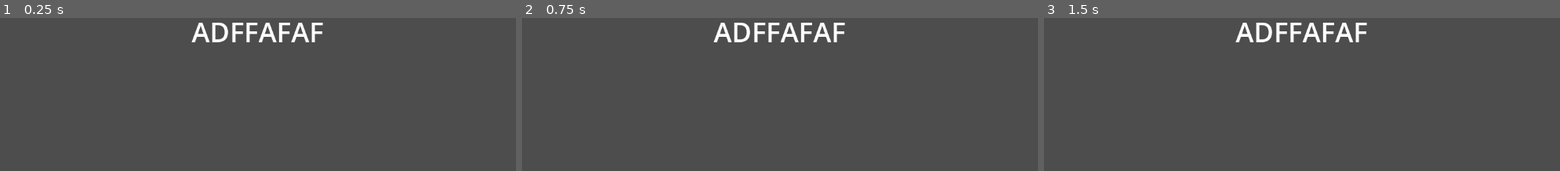
Above: before the commit, frames 1-3 (left to right).
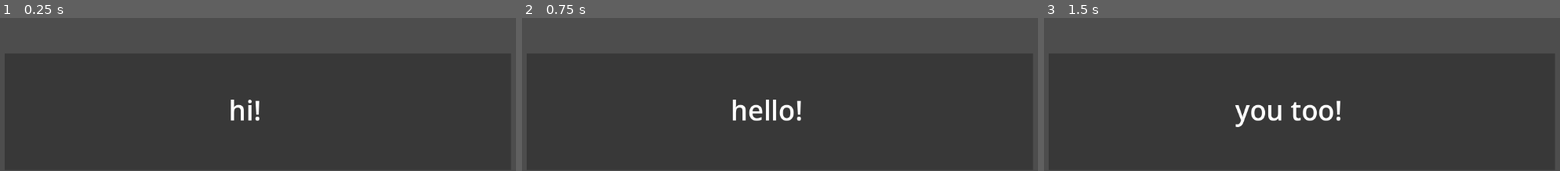
Above: after the commit, the same moments.

Repository: f0xgirl/visual-novel
Game: Godot game, scene res://game.tscn
Two runs of this game, one before a commit and one after it. Both use one fixed random seed, a clock stepped at 60 frames per second and the inputs below.
Inputs:
- Up to frame 1 (0.25 s): no input
- Up to frame 2 (0.75 s): tap Enter at 0.5 s; tap Space (action1, bound only after the commit) at 0.6 s
- Up to frame 3 (1.5 s): tap Space (action1, bound only after the commit) at 1.25, 1.35 s

The runs differ from the first frame. In frame 1, 1.8% of the frame differs, in the area x 37-63%, y 3-68%; in frame 2, 2.2%; in frame 3, 2.5%, in the area x 37-63%, y 3-72%.

Commit message:
added text scrolling functionality

Diff:
--- /dev/null
+++ b/Scenes/character.tscn
@@ -0,0 +1,6 @@
+[gd_scene load_steps=2 format=3 uid="uid://bhg0ql3x0mruo"]
+
+[ext_resource type="Script" uid="uid://bt1eb14ewoitx" path="res://scripts/character.gd" id="1_lkv7d"]
+
+[node name="Character" type="Sprite2D"]
+script = ExtResource("1_lkv7d")
--- /dev/null
+++ b/Scenes/game_dialogue.tscn
@@ -0,0 +1,54 @@
+[gd_scene load_steps=3 format=3 uid="uid://bsq18uooimchs"]
+
+[ext_resource type="Script" uid="uid://dbi1dyuldyidq" path="res://scripts/game_dialogue.gd" id="1_baube"]
+
+[sub_resource type="Theme" id="Theme_feb5d"]
+default_font_size = 50
+
+[node name="game_dialogue" type="Control"]
+layout_mode = 3
+anchors_preset = 4
+anchor_top = 0.5
+anchor_bottom = 0.5
+offset_left = 5.0
+offset_top = -117.0
+offset_right = 45.0
+offset_bottom = -77.0
+grow_vertical = 2
+size_flags_horizontal = 4
+script = ExtResource("1_baube")
+
+[node name="ColorRect" type="ColorRect" parent="."]
+self_modulate = Color(1, 1, 1, 0.75686276)
+layout_mode = 1
+anchors_preset = 8
+anchor_left = 0.5
+anchor_top = 0.5
+anchor_right = 0.5
+anchor_bottom = 0.5
+offset_left = -465.5
+offset_top = -117.0
+offset_right = 465.5
+offset_bottom = 97.0
+grow_horizontal = 2
+grow_vertical = 2
+color = Color(0.19434929, 0.19434926, 0.19434926, 1)
+
+[node name="text" type="RichTextLabel" parent="."]
+unique_name_in_owner = true
+layout_mode = 1
+anchors_preset = 7
+anchor_left = 0.5
+anchor_top = 1.0
+anchor_right = 0.5
+anchor_bottom = 1.0
+offset_left = -307.0
+offset_top = -68.0
+offset_right = 261.0
+grow_horizontal = 2
+grow_vertical = 0
+theme = SubResource("Theme_feb5d")
+text = "ADFFAFAF"
+scroll_active = false
+horizontal_alignment = 1
+vertical_alignment = 2
--- /dev/null
+++ b/Scenes/main_menu.tscn
@@ -0,0 +1,9 @@
+[gd_scene format=3 uid="uid://ta6w4hpno34g"]
+
+[node name="main_menu" type="Control"]
+layout_mode = 3
+anchors_preset = 15
+anchor_right = 1.0
+anchor_bottom = 1.0
+grow_horizontal = 2
+grow_vertical = 2
--- /dev/null
+++ b/Scenes/storytest.tscn
@@ -0,0 +1,32 @@
+[gd_scene load_steps=2 format=3 uid="uid://blvxdg1luxxiu"]
+
+[sub_resource type="Theme" id="Theme_gypyo"]
+default_font_size = 50
+
+[node name="Control" type="Control"]
+layout_mode = 3
+anchors_preset = 15
+anchor_right = 1.0
+anchor_bottom = 1.0
+grow_horizontal = 2
+grow_vertical = 2
+
+[node name="text" type="RichTextLabel" parent="."]
+unique_name_in_owner = true
+layout_mode = 1
+anchors_preset = 8
+anchor_left = 0.5
+anchor_top = 0.5
+anchor_right = 0.5
+anchor_bottom = 0.5
+offset_left = -788.0
+offset_top = -385.5
+offset_right = -324.0
+offset_bottom = -222.5
+grow_horizontal = 2
+grow_vertical = 2
+theme = SubResource("Theme_gypyo")
+text = "ADFFAFAF"
+scroll_active = false
+horizontal_alignment = 1
+vertical_alignment = 2
--- a/game.tscn
+++ b/game.tscn
@@ -1,60 +1,38 @@
-[gd_scene load_steps=9 format=3 uid="uid://c37dms8qtn2af"]
+[gd_scene load_steps=8 format=3 uid="uid://c37dms8qtn2af"]
 
-[ext_resource type="Script" uid="uid://b0b5hnfkc8eoc" path="res://scripts/logic.gd" id="1_e2o6t"]
 [ext_resource type="Script" uid="uid://dabsfh4wuycvl" path="res://scripts/game.gd" id="1_feb5d"]
+[ext_resource type="PackedScene" uid="uid://bsq18uooimchs" path="res://Scenes/game_dialogue.tscn" id="2_e2o6t"]
 [ext_resource type="Script" uid="uid://dfbptscs1qmpa" path="res://scripts/resource_scripts/Page.gd" id="3_feb5d"]
 
-[sub_resource type="Theme" id="Theme_feb5d"]
-default_font_size = 50
+[sub_resource type="Resource" id="Resource_feb5d"]
+script = ExtResource("3_feb5d")
+text = "hi!"
+metadata/_custom_type_script = "uid://dfbptscs1qmpa"
 
 [sub_resource type="Resource" id="Resource_fc0e3"]
 script = ExtResource("3_feb5d")
+text = "hello!"
 metadata/_custom_type_script = "uid://dfbptscs1qmpa"
 
 [sub_resource type="Resource" id="Resource_7jktm"]
 script = ExtResource("3_feb5d")
+text = "its nice to meet you!"
 metadata/_custom_type_script = "uid://dfbptscs1qmpa"
 
 [sub_resource type="Resource" id="Resource_ryrav"]
 script = ExtResource("3_feb5d")
-metadata/_custom_type_script = "uid://dfbptscs1qmpa"
-
-[sub_resource type="Resource" id="Resource_eow3j"]
-script = ExtResource("3_feb5d")
+text = "you too!"
 metadata/_custom_type_script = "uid://dfbptscs1qmpa"
 
 [node name="Game" type="Node"]
 script = ExtResource("1_feb5d")
 
-[node name="Control" type="Control" parent="."]
-layout_mode = 3
-anchors_preset = 0
-offset_right = 40.0
-offset_bottom = 40.0
-size_flags_horizontal = 4
-
-[node name="RichTextLabel" type="RichTextLabel" parent="Control"]
-layout_mode = 1
-anchors_preset = 8
-anchor_left = 0.5
-anchor_top = 0.5
-anchor_right = 0.5
-anchor_bottom = 0.5
-offset_left = -232.0
-offset_top = -81.5
-offset_right = 232.0
-offset_bottom = 81.5
-grow_horizontal = 2
-grow_vertical = 2
-theme = SubResource("Theme_feb5d")
-text = "ADFFAFAF"
-scroll_active = false
-horizontal_alignment = 1
-vertical_alignment = 2
-
-[node name="logic" type="Node" parent="."]
-script = ExtResource("1_e2o6t")
-controller = Array[ExtResource("3_feb5d")]([SubResource("Resource_fc0e3"), SubResource("Resource_7jktm"), SubResource("Resource_ryrav"), SubResource("Resource_eow3j")])
-
 [node name="Camera2D" type="Camera2D" parent="."]
 editor_draw_limits = true
+
+[node name="game_dialogue" parent="." instance=ExtResource("2_e2o6t")]
+offset_left = 0.0
+offset_top = -119.0
+offset_right = 40.0
+offset_bottom = -79.0
+dialogue = Array[ExtResource("3_feb5d")]([SubResource("Resource_feb5d"), SubResource("Resource_fc0e3"), SubResource("Resource_7jktm"), SubResource("Resource_ryrav")])
--- a/project.godot
+++ b/project.godot
@@ -15,9 +15,13 @@
 config/features=PackedStringArray("4.5", "Forward Plus")
 config/icon="uid://b6fss2np6cqq8"
 
+[autoload]
+
+GlobalSignals="*res://scripts/autoloads/GlobalSignals.gd"
+
 [input]
 
-acion1={
+action1={
 "deadzone": 0.2,
 "events": [Object(InputEventKey,"resource_local_to_scene":false,"resource_name":"","device":-1,"window_id":0,"alt_press …(191 unchanged characters)…
 ]
--- /dev/null
+++ b/scripts/autoloads/GlobalSignals.gd
@@ -0,0 +1,5 @@
+extends Node
+class_name GlobalSignal
+# these signals will be used outside of the script
+@warning_ignore("unused_signal")
+signal send_text()
--- /dev/null
+++ b/scripts/character.gd
@@ -0,0 +1,2 @@
+extends Sprite2D
+class_name character
--- a/scripts/game.gd
+++ b/scripts/game.gd
@@ -1,8 +1,5 @@
 extends Node
 
-
-
-
-
-func next_page () -> void:
-    pass
+func _process(_delta: float) -> void:
+	if Input.is_action_just_pressed("action1"):
+		GlobalSignals.emit_signal("send_text")
--- /dev/null
+++ b/scripts/game_dialogue.gd
@@ -0,0 +1,26 @@
+extends Control
+# this is where all the dialogue goes idk
+
+@export var dialogue: Array [Page]
+@onready var text = %text
+
+var current_displayed_text := 0 #dont put in negatives, not sure how youd do that but dont.
+
+func _ready() -> void:
+	GlobalSignals.connect("send_text", text_advance)
+	display_selected_text(current_displayed_text)
+
+
+
+func text_advance () -> void:
+	current_displayed_text += 1
+	print(current_displayed_text)
+	display_selected_text(current_displayed_text)
+
+
+
+
+func display_selected_text (id: int) -> void:
+	print("i wokr")
+	print(dialogue[id].text)
+	text.text = dialogue[id].text
--- a/scripts/logic.gd
+++ b/scripts/logic.gd
@@ -1,3 +1,11 @@
 extends Node
 
 @export var controller: Array [Page]
+var current_place: int = 0
+
+
+func advance_dialogue() -> void:
+    current_place += 1
+
+func give_dialogue(index: int) -> String:
+    return controller.get(index)
--- a/scripts/resource_scripts/Page.gd
+++ b/scripts/resource_scripts/Page.gd
@@ -1,3 +1,15 @@
 extends Resource
 class_name Page
+
+enum current_character_talking{
+    LEFT = 0,
+    RIGHT = 1
+}
+
+
+@export_category("text")
 @export_multiline var text: String
+@export var character_talking: current_character_talking
+@export_category("dialogue_options")
+@export var multiple_choice: bool = false
+@export_multiline var options: Array [String] = []
--- /dev/null
+++ b/scripts/stage.gd
@@ -0,0 +1,4 @@
+extends Node
+class_name stage
+
+@export var characters: Array [Sprite2D]
Not shown, added: scripts/autoloads/GlobalSignals.gd.uid
Not shown, added: scripts/character.gd.uid
Not shown, added: scripts/game_dialogue.gd.uid
Not shown, added: scripts/stage.gd.uid
